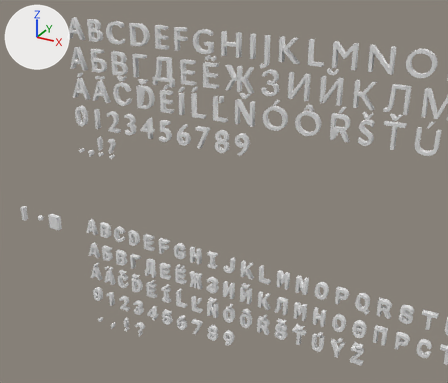
Renders of the Blender file src/models/alphabet/alphabet.blend from each side of a commit.
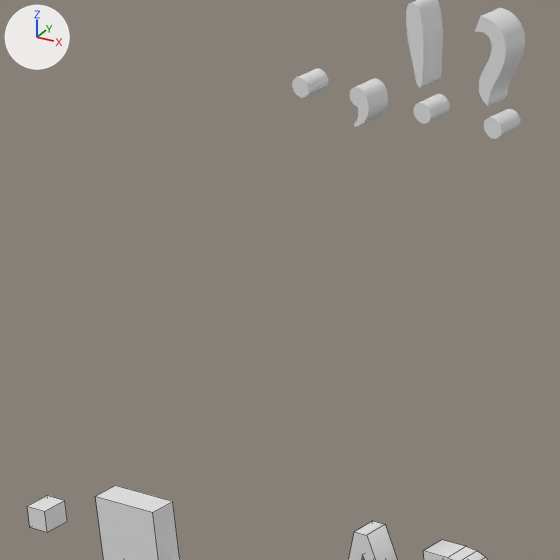
Each version is shown from a 50 mm camera at (8.91, -18.27, 24.42) aimed at (-5.65, 8.2, 11.19), then close up on the part from 7% to 27% of the width and 36% to 59% of the height. The axes (+X, +Y, +Z) are drawn at upper left. The lights are the same throughout. Text is drawn in Blender's own font. The close-ups show mesh edges as thin lines.

Script lines for the objects in view, before the commit:
```python
me_cube_004 = bpy.data.meshes.new('Cube.004')
me_cube_004.from_pydata(...)  # a box spanning x -0.5..0.5, y -0.5..0.5, z -0.504..0.496
me_cube_283 = bpy.data.meshes.new('Cube.283')
me_cube_283.from_pydata(...)  # a box spanning x -0.5..0.5, y -0.5..0.5, z -0.504..0.496
txt_text_003 = bpy.data.curves.new('Text.003', 'FONT')
txt_text_003.body = 'ABCDEFGHIJKLMNOPQRSTUVWXYZ\nАБВГДЕЁЖЗИЙКЛМНОӨПРСТУҮФХЦЧШЩЪЫЬЭЮЯ\nÁÄČĎÉÍĹĽŇÓÔŔŠŤÚÝŽ\n0123456789\n.,!?'
txt_text_003.bevel_profile.use_clip = True
txt_text_003.extrude = 0.12
txt_text_003.size = 1.44
txt_text_003.space_character = 1.4
ob_cube_001 = bpy.data.objects.new('Cube.001', me_cube_283)
ob_cube_001.location = (-13.566, 3.694, 9.45)
ob_cube_001.scale = (0.64, 0.24, 0.776)
ob_cube_002 = bpy.data.objects.new('Cube.002', me_cube_004)
ob_cube_002.location = (-14.606, 3.694, 9.45)
ob_cube_002.scale = (0.2, 0.24, 0.2)
ob_shadewhite_005 = bpy.data.objects.new('shadeWhite.005', txt_text_003)
ob_shadewhite_005.location = (-12.249, 4.711, 19.174)
ob_shadewhite_005.rotation_euler = (1.571, 0.0, 0.0)  # degrees (90, 0, 0)
# also in view: 'shadeWhite.003' at (-10.96, 4.71, 9.13); 'shadeWhite.002' at (-11.91, 4.71, 9.13)
```
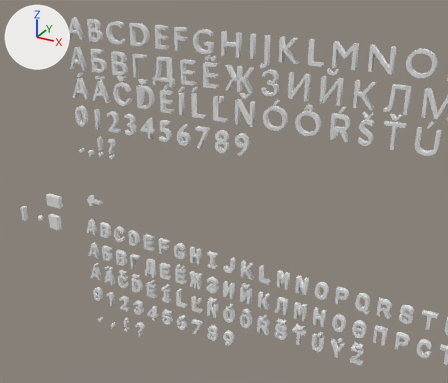
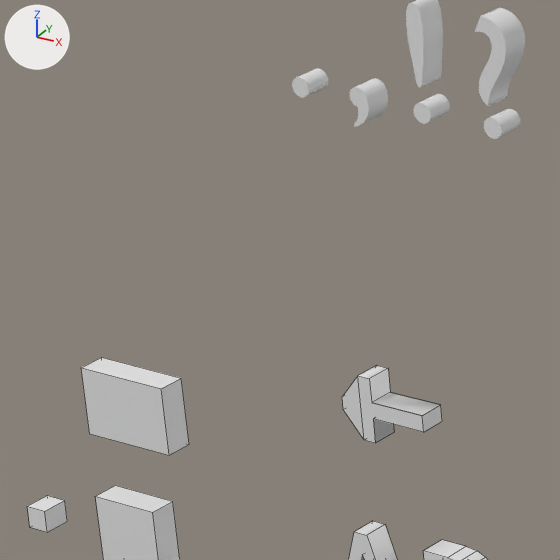
Diff of the bpy script that builds the scene:
```diff
--- a/src/models/alphabet/alphabet.blend.py
+++ b/src/models/alphabet/alphabet.blend.py
@@ me_text_001 @@
+me_text_001.from_pydata(...)  # 32 vertices, 14 faces; spans x -0.294..0.294, y -0.12..0.12, z -0.426..0.426
@@ ob_cube_004 @@
+ob_cube_004 = bpy.data.objects.new('Cube.004', me_cube_004.copy())  # the mesh of ob_cube_002
+ob_cube_004.location = (-13.425, 3.694, 10.727)
+ob_cube_004.scale = (0.877, 0.24, 0.606)
@@ ob_shadewhite_001 @@
+ob_shadewhite_001 = bpy.data.objects.new('shadeWhite.001', me_text_001)
+ob_shadewhite_001.location = (-11.543, 4.711, 10.712)
+ob_shadewhite_001.rotation_euler = (0.0, 1.571, 0.0)  # degrees (0, 90, 0)
```

Changed parts and their boxes [x1, y1, x2, y2] in the close-ups (560 x 560 px):
'Cube.004', added: after [81, 357, 189, 455]
'shadeWhite.001', added: after [342, 366, 442, 443]
